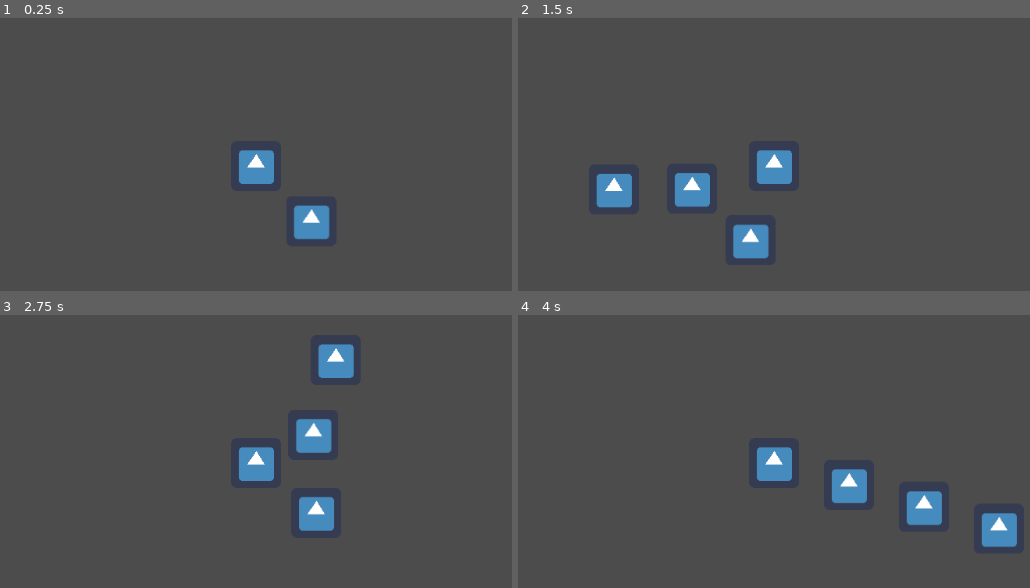
Above: before the commit, frames 1-4 (two rows, left to right).
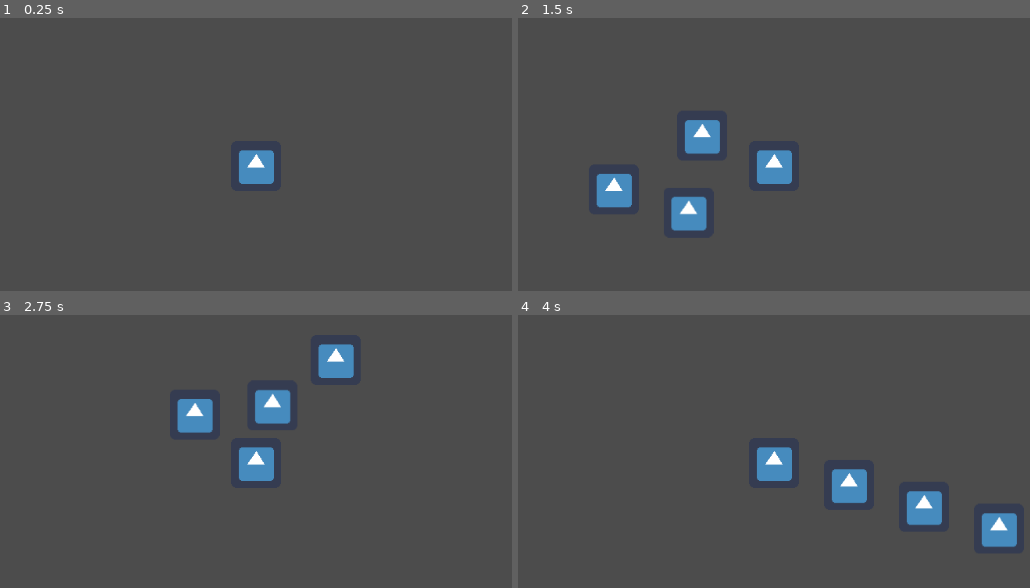
Above: after the commit, the same moments.

Repository: Tarnowiczanka-Stare-Tarnowice/pink-cat
Game: Godot game, scene res://IK.tscn
Same seed, same stepped clock (60 frames per second), same inputs: the game is played once before the commit and once after it. The engine's default icon, where the game draws it, is replaced by a stand-in: a white triangle on a blue panel in a dark square.
Inputs (mouse positions are in pixels of both pictures, inside the frame that each line leads up to):
- Up to frame 1 (0.25 s): no input
- Up to frame 2 (1.5 s): tap Enter at 0.5 s; move the mouse to (948, 143) at 0.52 s; press the mouse at (948, 143) at 0.53 s; tap Space at 1.25 s; move the mouse to (615, 189) at 1.27 s; release the mouse at (615, 189) at 1.28 s; click (615, 189) at 1.35 s
- Up to frame 3 (2.75 s): tap Enter at 2 s; move the mouse to (337, 358) at 2.02 s; press the mouse at (337, 358) at 2.03 s
- Up to frame 4 (4 s): tap Space at 2.75 s; move the mouse to (733, 555) at 2.77 s; release the mouse at (733, 555) at 2.78 s; click (733, 555) at 2.85 s; tap Enter at 3.5 s; move the mouse to (1014, 533) at 3.52 s; press the mouse at (1014, 533) at 3.53 s

The runs differ from the first frame. In frame 1, 0.9% of the frame differs, in the area x 57-65%, y 68-82%; in frame 2, 3.0%; in frame 3, 3.4%, in the area x 34-66%, y 27-80%; in frame 4, less than 0.1%.

Commit message:
Comments added to IK
Comments, yay.

Diff:
--- a/IK/IK/IK.gd
+++ b/IK/IK/IK.gd
@@ -1,48 +1,60 @@
 extends Node2D
 
-
+#Preloading a node variable for initialisation function
 onready var  kid = $"Arm_joint"
 
+#Array for storing the joint nodes
 var joint_array = []
+#Array that holds the positions for the IK algorithm
 var test_array = []
 var mouseposition
 var angle
 
+
+#Calculating the base of the move vector
 func calculate_normal(base, target):
 	target -= base
 	return target.normalized()
+
 # Called when the node enters the scene tree for the first time.
 func _ready():
+	# loading joints into the array
 	while(kid!= null):
 		joint_array.append(kid)
 		kid = kid.get_child(0)
+	#initialising the test_array with neutral positions
 	for i in 4:
 		test_array.append(Vector2(0,0))
-	single_solve(Vector2(7,7))
 
 
 
 
-
+#IK algorithm (FABRIK single pass)
 func single_solve(target):
+	#initial position of the first joint, used to make the limb not fly off if the target is further than the length of the arm
 	var init_start = test_array[0]
 	print(test_array.size())
 	test_array[test_array.size() - 1] = target
+	#FABRIK "backwards" part
 	for i in range (test_array.size() - 2, -1, -1):
 		var move_vector = 100 * calculate_normal(test_array[i+1], test_array[i])
 		test_array[i] = test_array[i+1] + move_vector
 		print(str(test_array[i]))
 	test_array[0] = init_start
+	#FABRIK "forwards" part
 	for i in range (1, test_array.size()):
 		var move_vector = 100 * calculate_normal(test_array[i-1], test_array[i])
 		test_array[i] = test_array[i-1] + move_vector
 		print(str(test_array[i]))
+	#Applying new positions to joints
 	for i in range (0, test_array.size()):
 		joint_array[i].global_position = test_array[i]
 
 
 
+
 func _process(delta):
+	#Trigger FABRIK when the left mouse button is pressed/held
 	if Input.is_action_pressed("click"):
 		mouseposition = get_global_mouse_position()
 		single_solve(mouseposition)
